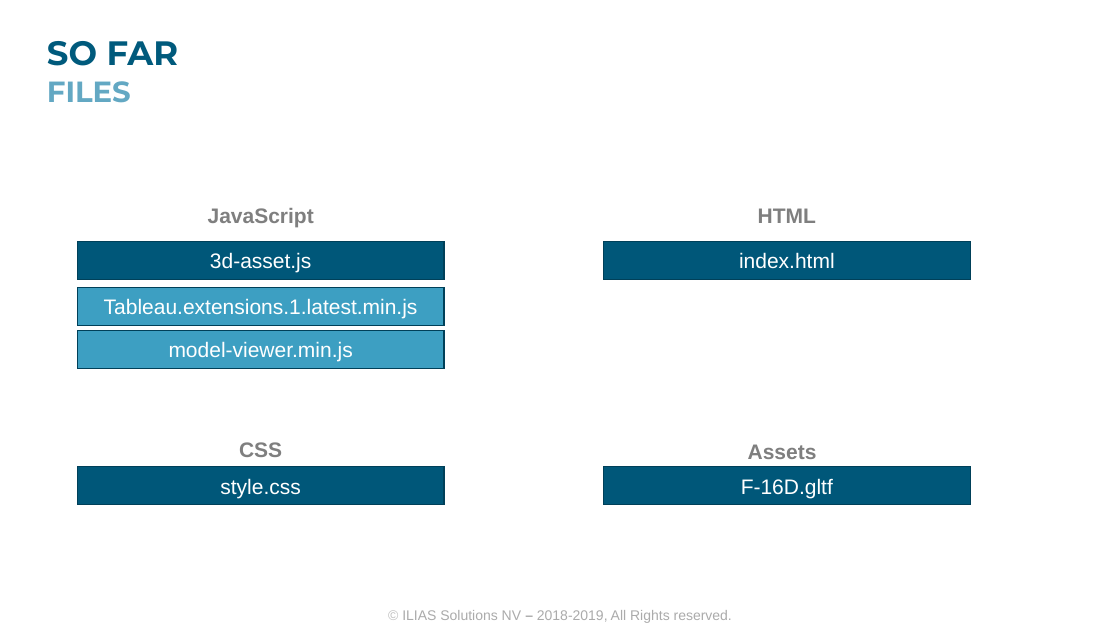
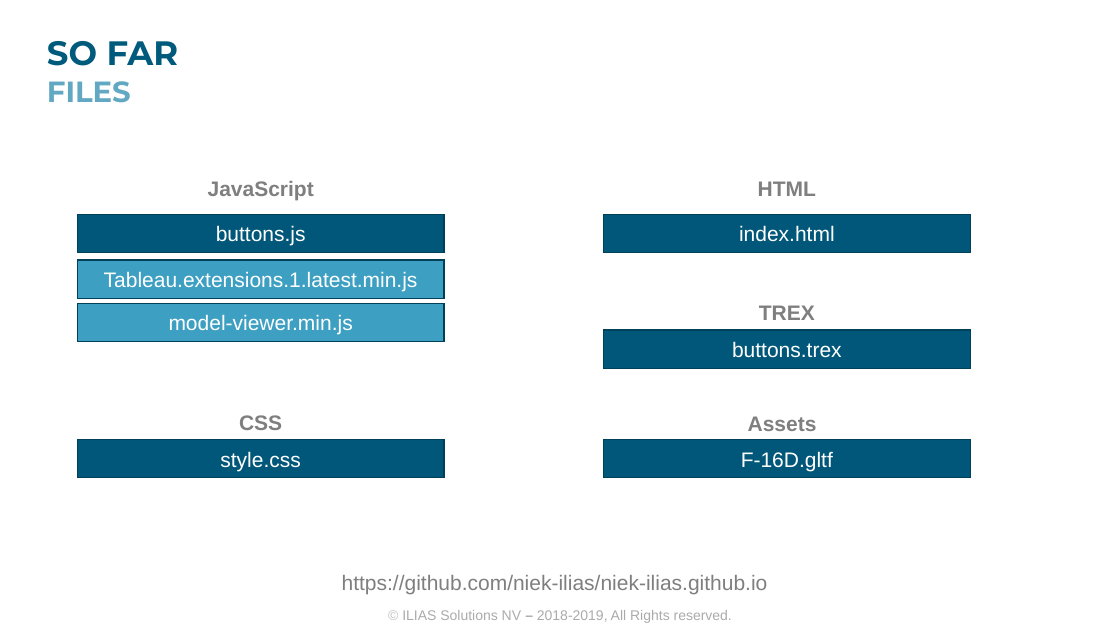
Before and after one commit to niek-ilias/niek-ilias.github.io, a slide deck: slide 7 of 3d-asset/documents/3D Model.pptx. Drawn at 1120x630 pixels with LibreOffice and Linux fonts; fonts in the diff are those of the drawing; background and template pictures are left out. Boxes give left, top, right and bottom in pixels: in the first picture for what was removed or moved away, otherwise in the second. Text is boxed around its words. In the diff, an @@ line names an element or a change of style, - is before the commit and + after.

```diff
--- a/3d-asset/documents/3D Model.pptx
+++ b/3d-asset/documents/3D Model.pptx
@@ 4 texts, 4 rectangles: place and size @@
-4 texts, 4 rectangles at bbox=[77, 208, 970, 459]
+4 texts, 4 rectangles at bbox=[77, 181, 970, 431]
@@ text in rectangle at bbox=[216, 225, 306, 246]: text changed @@
-3d-asset.js
+buttons.js
@@ text added at bbox=[759, 305, 815, 320], 18 pt, text #7F7F7F, bold @@
+TREX
@@ rectangle added at bbox=[604, 330, 970, 368], fill #005779, outline #00405A 1 pt, 18 pt, text #FFFFFF @@
+buttons.trex
@@ rectangle "style.css": place and size @@
-rectangle "style.css" at bbox=[77, 467, 444, 505]
+rectangle "style.css" at bbox=[77, 439, 444, 477]
@@ rectangle "F-16D.gltf": place and size @@
-rectangle "F-16D.gltf" at bbox=[604, 467, 970, 505]
+rectangle "F-16D.gltf" at bbox=[604, 439, 970, 477]
@@ text added at bbox=[342, 575, 768, 595], 18 pt, text #7F7F7F @@
+https://github.com/niek-ilias/niek-ilias.github.io
```
Also in this commit, not shown: 4 other slides changed, 1 slide added, 2 slides removed, 4 other files.
